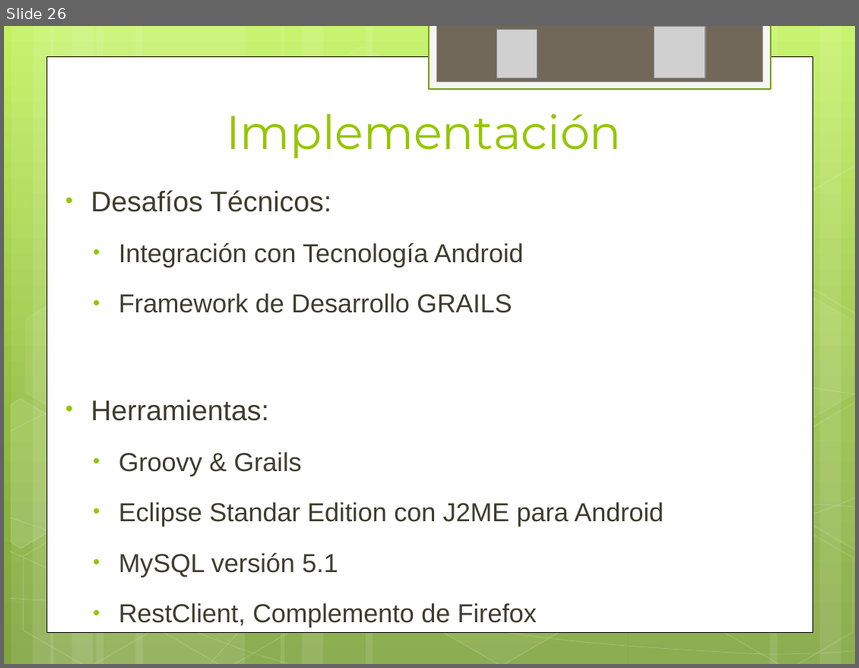
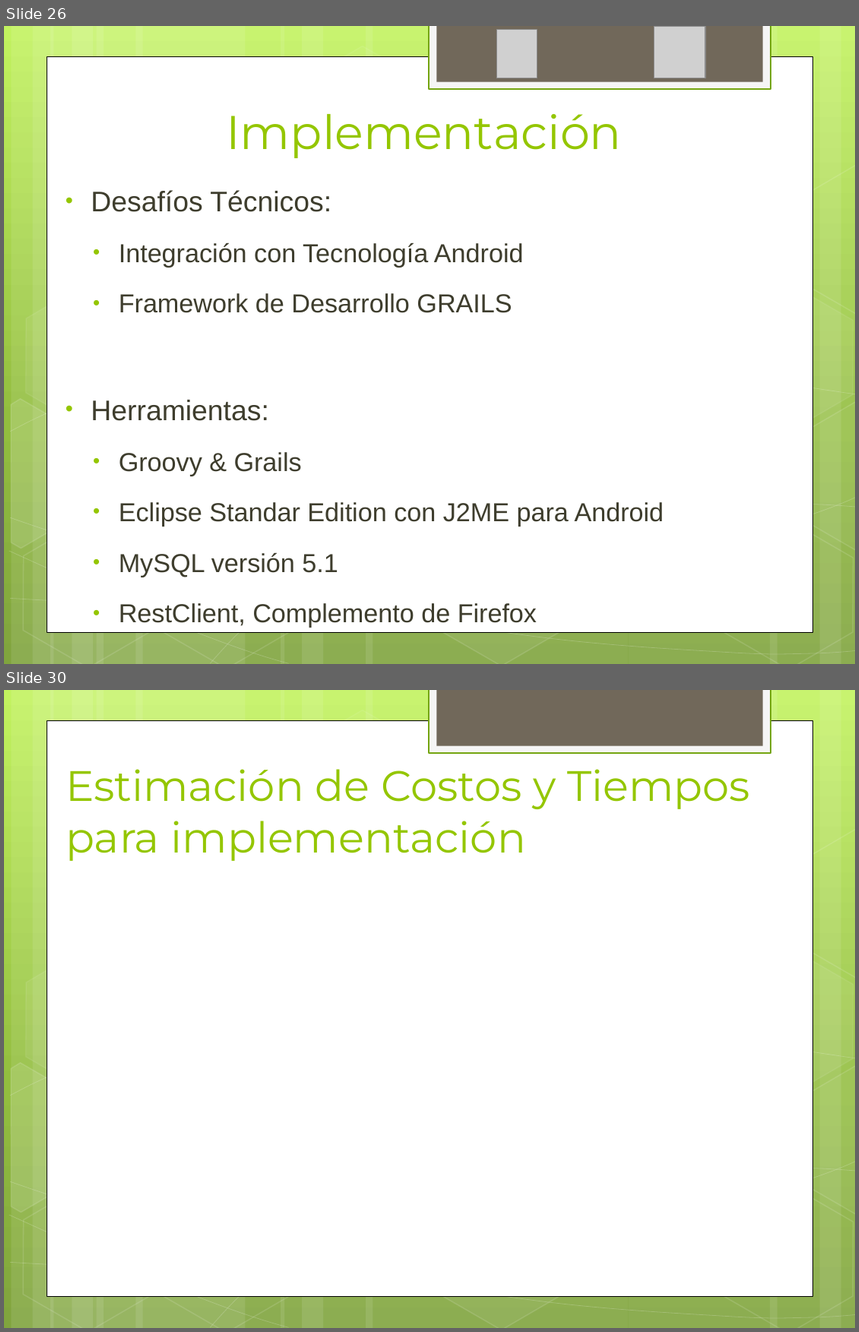
Before and after one commit to ptissera/habilitacion-profesional-2012-4k4, a slide deck: Documentacion/Proyecto/Presentacion Final/Exposicion Final.pptx. Shown one above the other, each under a label of ours: slide 26 before the commit, slides 26 and 30 after it; the slides between them are not shown. The pictures are 859x668 and 859x1332 pixels, drawn with LibreOffice and Linux fonts; fonts in the diff are those of the drawing; grey boxes stand for pictures. Boxes give left, top, right and bottom in pixels: in the first picture for what was removed or moved away, otherwise in the second. Text is boxed around its words. In the diff, an @@ line names an element or a change of style, - is before the commit and + after.

```diff
--- a/Documentacion/Proyecto/Presentacion Final/Exposicion Final.pptx
+++ b/Documentacion/Proyecto/Presentacion Final/Exposicion Final.pptx
@@ slide 30 added at [4, 690, 855, 1328], background gradient #C3F35F to #93BF3F to #81A53E; not listed: 31 template elements that a slide beside it also shows @@
@@ title added at [66, 769, 750, 861], 36 pt, text #94C600 @@
+Estimación de Costos y Tiempos para implementación
```
Also in this commit, not shown: 2 slides changed, 3 other slides added, 2 slides removed.
